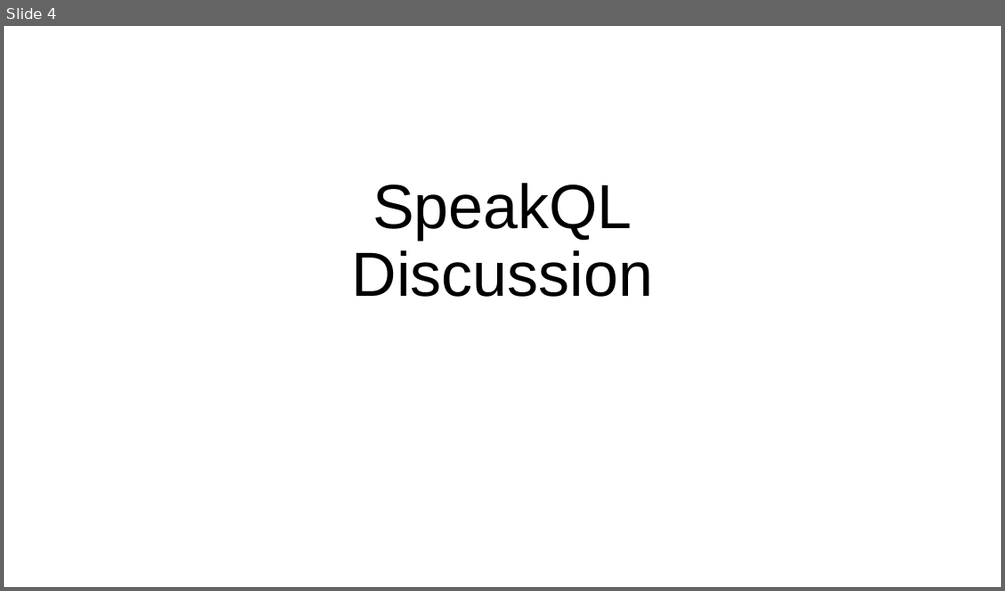
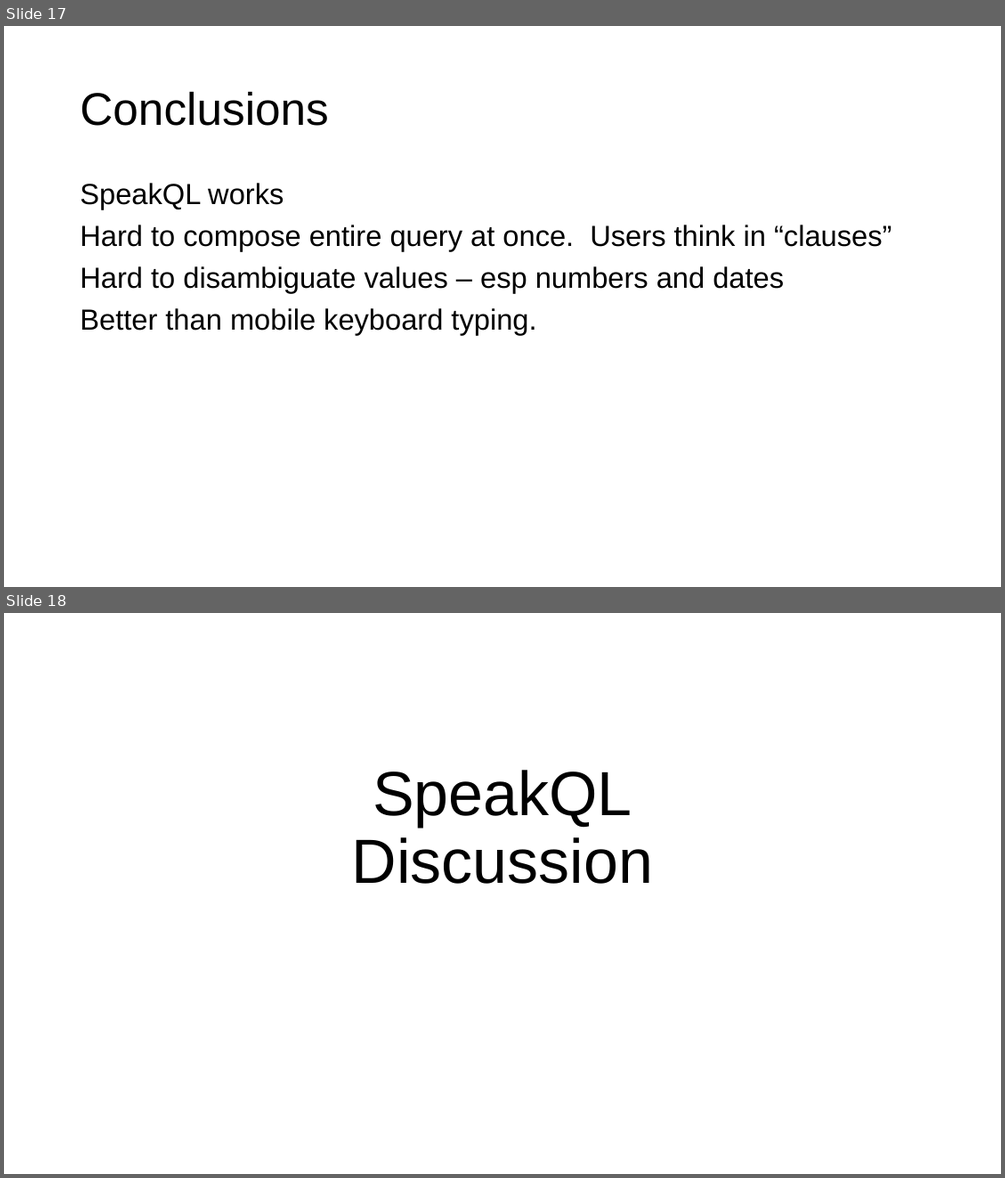
Before and after one commit to columbiaviz/columbiaviz.github.io, a slide deck: 2020s_w6998/lecs/08_modalities.pptx. Shown one above the other, each under a label of ours: slide 4 before the commit, slides 17 and 18 after it. The pictures are 1005x591 and 1005x1178 pixels, drawn with LibreOffice and Linux fonts; fonts in the diff are those of the drawing. Boxes give left, top, right and bottom in pixels: in the first picture for what was removed or moved away, otherwise in the second. Text is boxed around its words. In the diff, an @@ line names an element or a change of style, - is before the commit and + after.

```diff
--- a/2020s_w6998/lecs/08_modalities.pptx
+++ b/2020s_w6998/lecs/08_modalities.pptx
@@ slide 17 added at box(4, 26, 1001, 587), background #FFFFFF @@
@@ title added at box(80, 91, 329, 126), 44 pt, text #000000 @@
+Conclusions
@@ text added at box(80, 183, 891, 334), 28 pt, text #000000 @@
+SpeakQL works
+Hard to compose entire query at once. Users think in “clauses”
+Hard to disambiguate values – esp numbers and dates
+Better than mobile keyboard typing.
@@ what was slide 4 is now slide 18 @@
```
Also in this commit, not shown: 1 slide changed, 16 other slides added.
